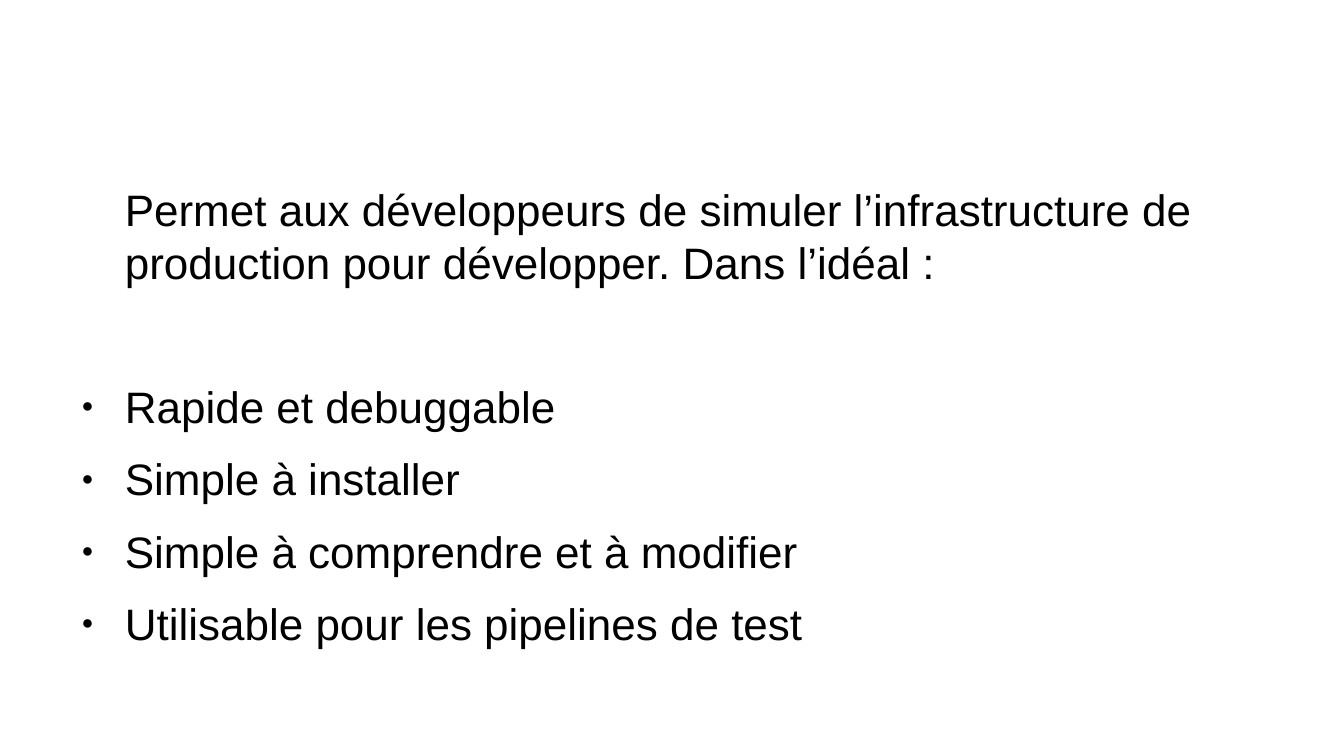
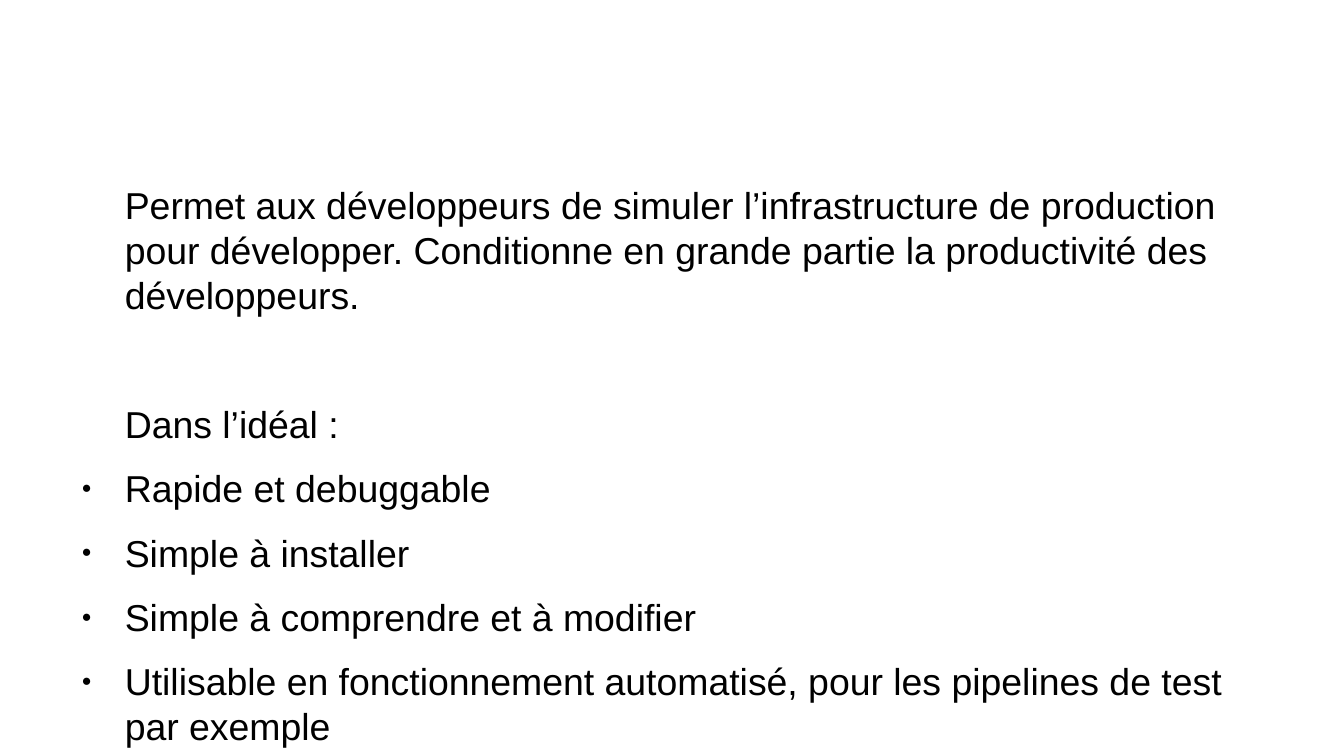
Before and after one commit to remipassmoilesel/ci-cd-plan, a slide deck: slide 10 of ci-cd-plan.odp (slide 6 before the commit). Drawn at 1344x756 pixels with LibreOffice and Linux fonts; fonts in the diff are those of the drawing; background and template pictures are left out. Boxes give left, top, right and bottom in pixels: in the first picture for what was removed or moved away, otherwise in the second. Text is boxed around its words. In the diff, an @@ line names an element or a change of style, - is before the commit and + after.

```diff
--- a/ci-cd-plan.odp
+++ b/ci-cd-plan.odp
@@ text at [125,191,1216,439]: text changed; size 26 to 22.1 pt @@
-Permet aux développeurs de simuler l’infrastructure de production pour développer. Dans l’idéal :
+Permet aux développeurs de simuler l’infrastructure de production pour développer. Conditionne en grande partie la productivité des développeurs.
+Dans l’idéal :
@@ text at [125,475,696,639]: size 26 to 22.1 pt in "Rapide et debuggable", "Simple à installer", "Simple à comprendre et à modifier" @@
@@ text at [125,667,1221,748]: text changed; size 26 to 22.1 pt @@
-● Utilisable pour les pipelines de test
+● Utilisable en fonctionnement automatisé, pour les pipelines de test par exemple
```
Also in this commit, not shown: 5 other slides changed, 9 slides added.
